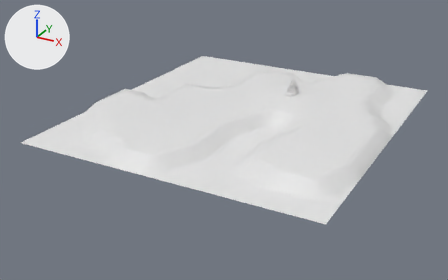
What one commit did to the OBJ model Project/models/world/FirstWorld.obj.
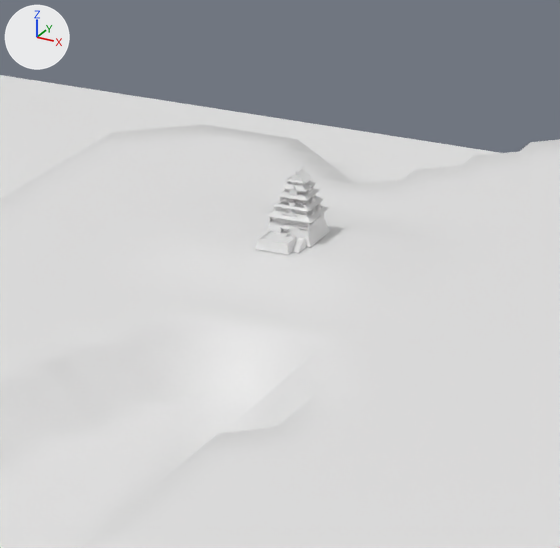
Old and new are each drawn whole from a 50 mm lens placed at (41.8, -94.5, 40.8), pointed at (-7.3, -5.4, -3.7) and again close up on the part from 52% to 77% of the width and 16% to 56% of the height. The axes (+X, +Y, +Z) are drawn at upper left. The lights are the same throughout. Materials are left out; every surface is plain grey. Where no turn or scale is listed for an object, it has been applied to the vertices. Vertices at the same position are counted once.

Names of what the first close-up shows: 'FirstWorld'.
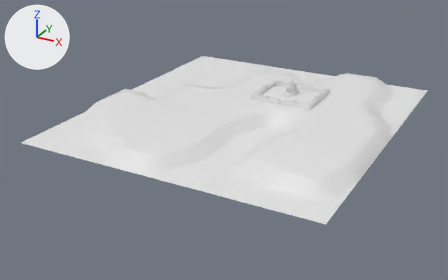
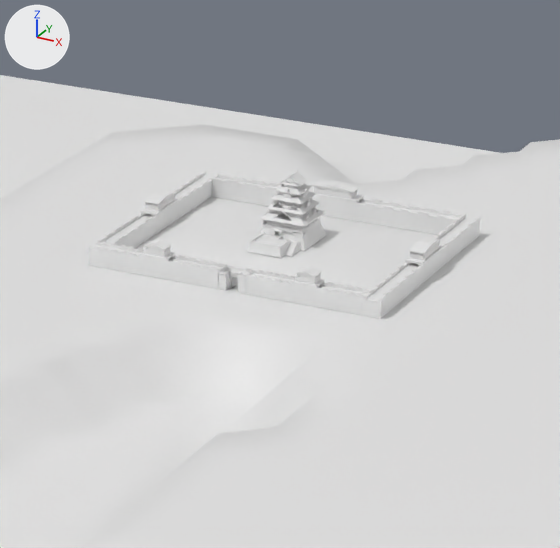
Location of each change, [x1, y1, x2, y2] in pixels of the close-ups (560 x 548 px):
part 1 of me_firstworld, deleted
    before: [280, 167, 328, 229]
part 2 of me_firstworld, built on
    before: [255, 169, 330, 255]
    after: [88, 170, 481, 319]

Patch to the scene script:
```diff
--- a/Project/models/world/FirstWorld.obj.py
+++ b/Project/models/world/FirstWorld.obj.py
@@ me_firstworld @@
 # used by ob_firstworld; location = (0.0, 0.0, 0.0)
-me_firstworld.from_pydata(...)  # 4539 vertices, 3854 faces; spans x -31.2..20.7, y -30.0..27.7, z 0.2..4.9
+me_firstworld.from_pydata(...)  # 8255 vertices, 6320 faces; spans x -31.2..20.7, y -30.0..27.7, z 0.2..4.9
+# me_firstworld part 1: 37 loose pieces with 346 vertices, spanning x -1.0..0.8, y 7.1..9.1, z 2.8..4.9, are deleted
+# me_firstworld part 2: 75 vertices moved within x -0.9..0.7, y 6.9..8.5, z 2.6..4.8; 2315 vertices removed from x -1.1..0.9, y 5.9..9.2, z 2.2..4.9; 6404 vertices added at x -6.0..5.6, y 2.4..12.6, z 1.8..4.9
```
